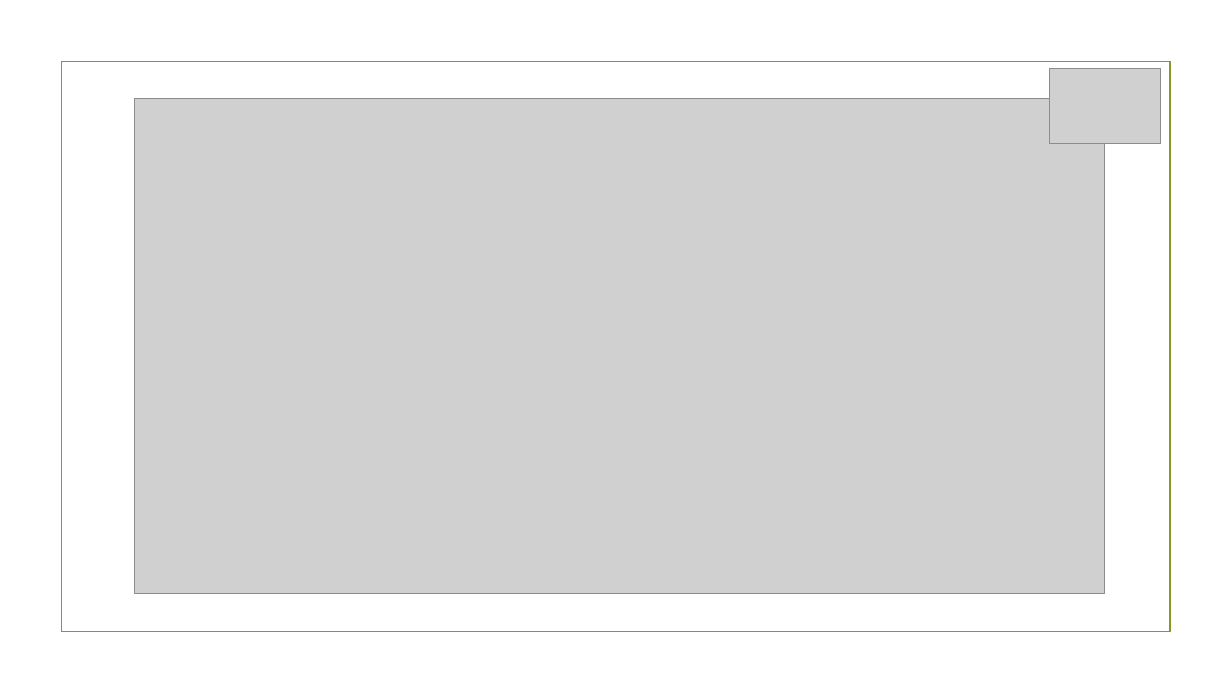
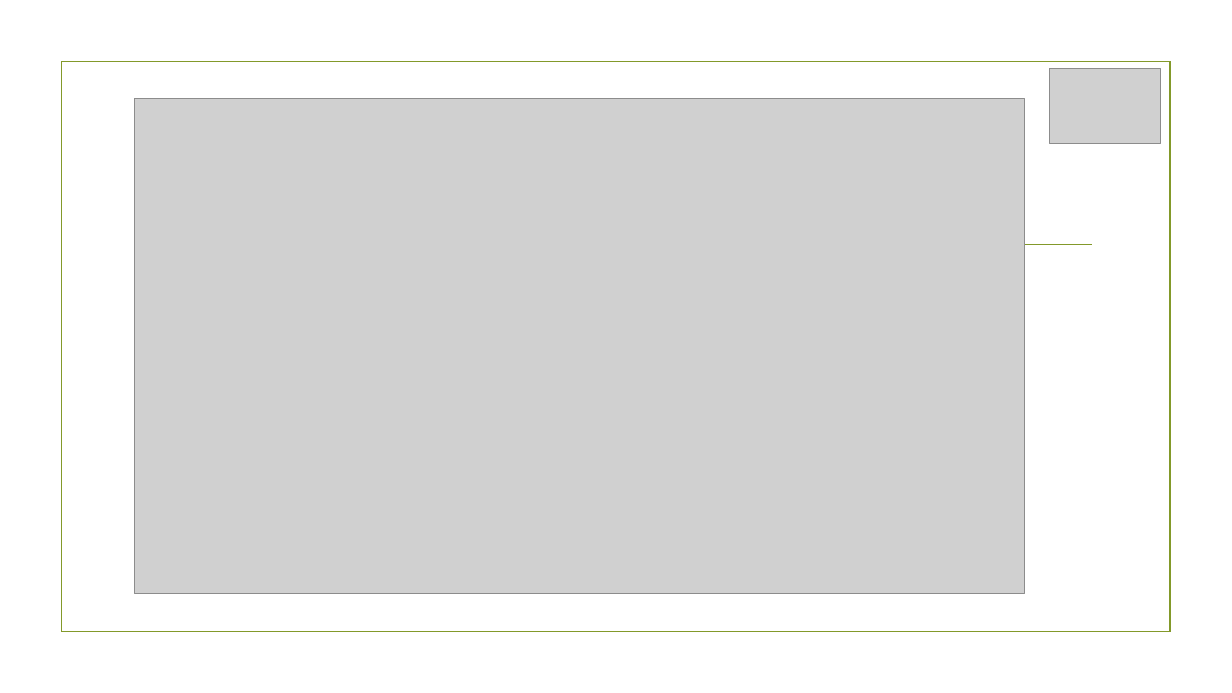
Before and after one commit to ibrahim123abusamrah/show, a slide deck: slide 11 of Sticky-Notes.pptx. Drawn at 1232x693 pixels with LibreOffice and Linux fonts; fonts in the diff are those of the drawing; grey boxes stand for pictures; background and template pictures are left out. Boxes give left, top, right and bottom in pixels: in the first picture for what was removed or moved away, otherwise in the second. Text is boxed around its words. In the diff, an @@ line names an element or a change of style, - is before the commit and + after.

```diff
--- a/Sticky-Notes.pptx
+++ b/Sticky-Notes.pptx
@@ picture: place and size @@
-picture at box(135, 99, 1105, 594)
+picture at box(135, 99, 1025, 594)
@@ line added from (141, 245) to (1092, 245), #83992A 1.25 pt @@
```
